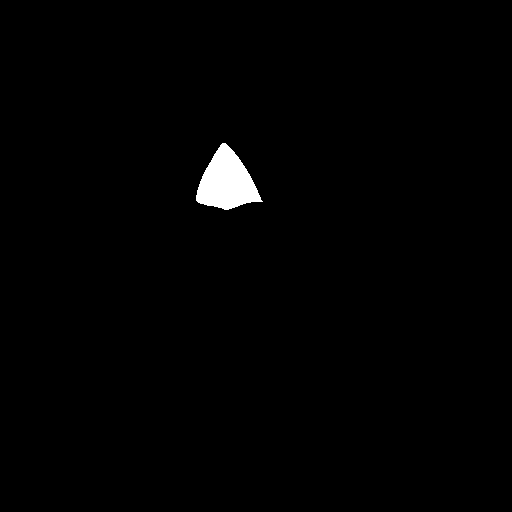
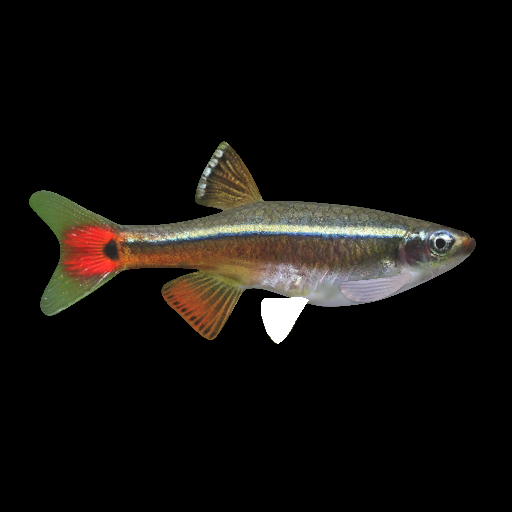
Layers edited between the first and the second w=512, h=512 image:
hid group "black bg" (7 layers) over [29, 141, 476, 344]
showed group "群組 3" (7 layers) over [30, 143, 475, 344]
painted on "0_pelvic_fin_mask" (2nd of 2, in "群組 3") over [261, 297, 309, 344]
